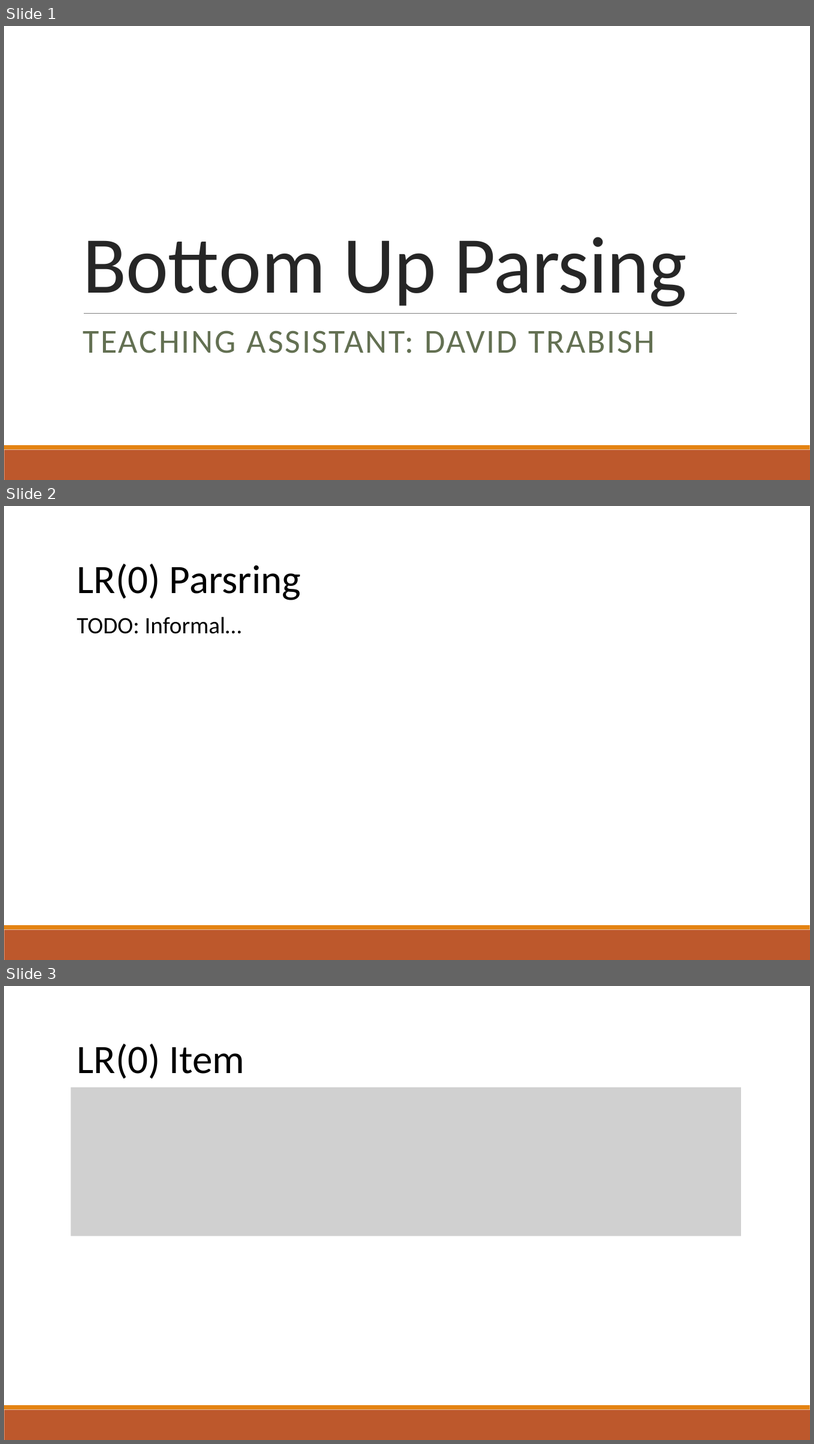
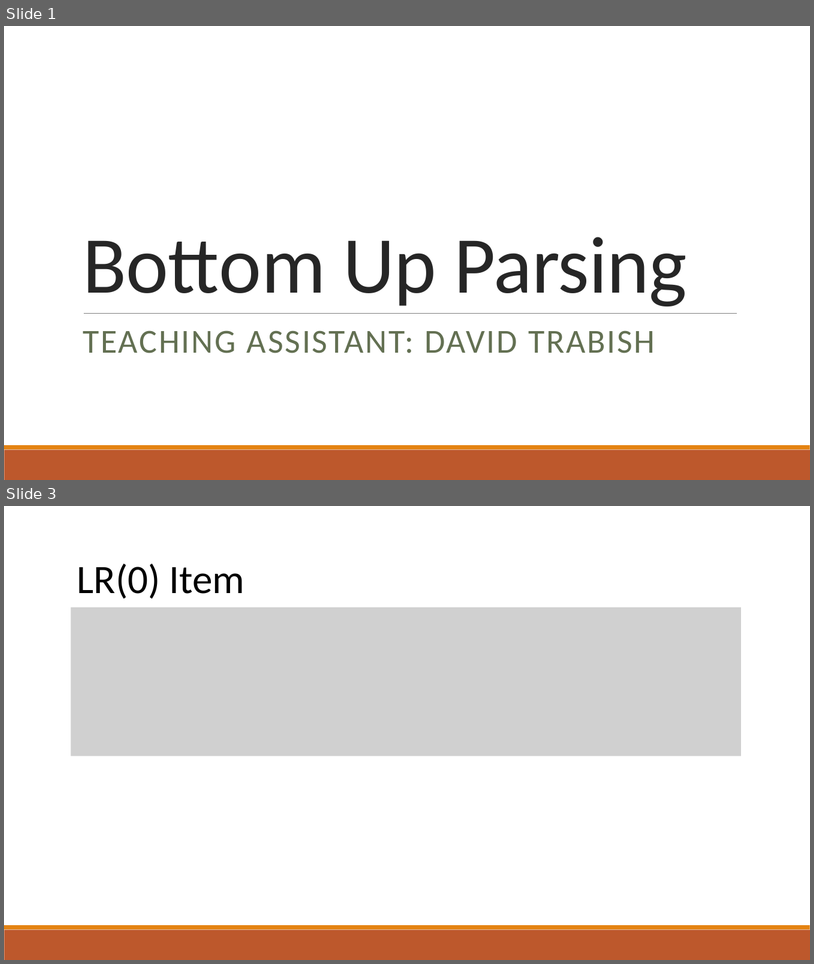
Before and after one commit to raghadzeidan/COMPILATION_TAU_FOR_STUDENTS, a slide deck: new_slides/bottom_up_parsing.pptx. Shown one above the other, each under a label of ours: slides 1, 2 and 3 before the commit, slides 1 and 3 after it; the slides between them are not shown. The pictures are 814x1444 and 814x964 pixels, drawn with LibreOffice and Linux fonts; fonts in the diff are those of the drawing; grey boxes stand for pictures. Boxes give left, top, right and bottom in pixels: in the first picture for what was removed or moved away, otherwise in the second. Text is boxed around its words. In the diff, an @@ line names an element or a change of style, - is before the commit and + after.

```diff
--- a/new_slides/bottom_up_parsing.pptx
+++ b/new_slides/bottom_up_parsing.pptx
@@ slide 2 removed at [4, 506, 810, 960], background #FFFFFF; not listed: 2 template elements that a slide beside it also shows @@
@@ text removed at [77, 564, 302, 600] @@
-LR(0) Parsring
@@ text removed at [77, 616, 242, 634] @@
-TODO: Informal…
```
Also in this commit, not shown: 1 slide changed, 4 slides added, 1 other file.
